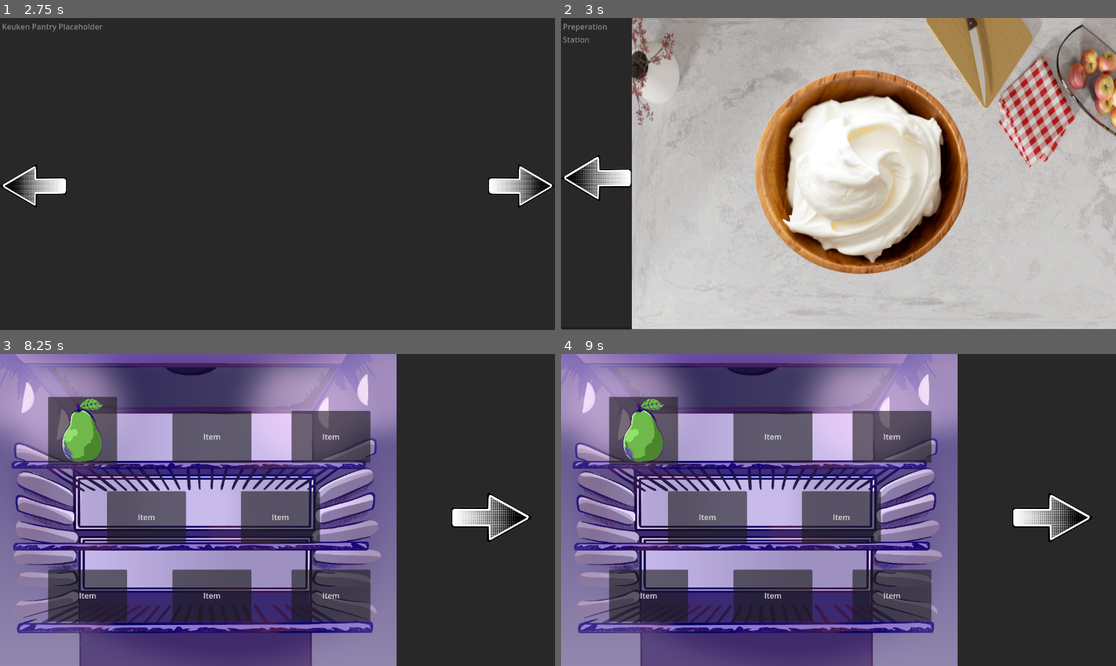
Above: before the commit, frames 1-4 (two rows, left to right).
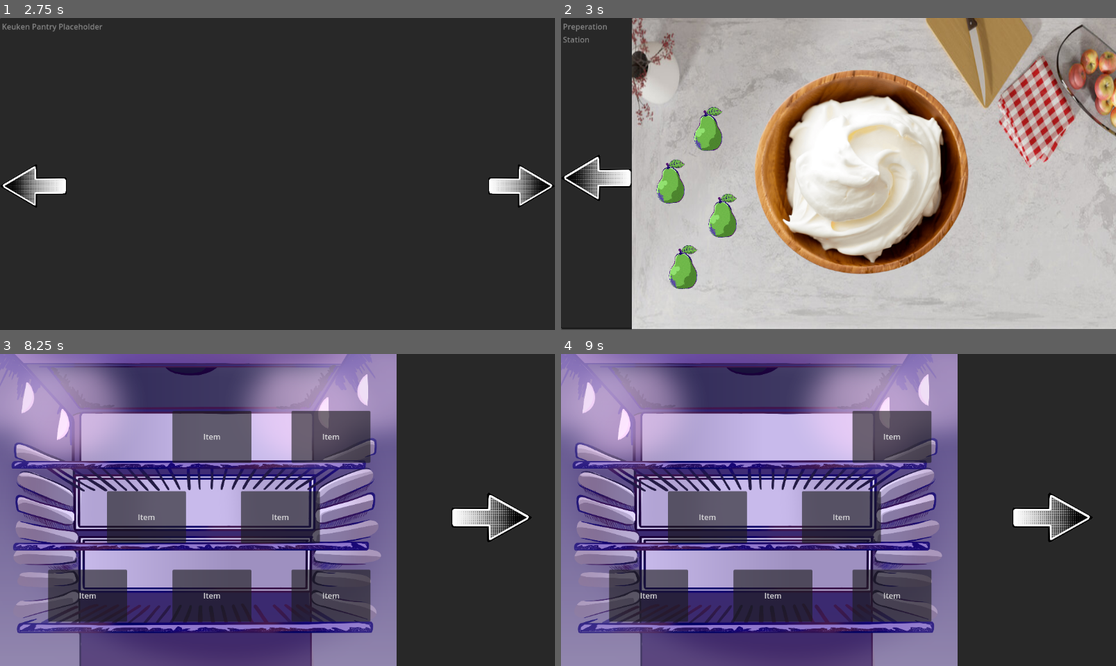
Above: after the commit, the same moments.

Repository: authenticBloodshed/gOATmeal
Game: Godot game, scene res://MainMenu.tscn
Two runs of this game, one before a commit and one after it. Both use one fixed random seed, a clock stepped at 60 frames per second and the inputs below.
Inputs (mouse positions are in pixels of both pictures, inside the frame that each line leads up to):
- Up to frame 1 (2.75 s): click "START" at 0.5 s; click "START" at 1.25 s; click "START" at 2 s
- Up to frame 2 (3 s): click (1082, 186) at 2.75 s
- Up to frame 3 (8.25 s): click (33, 516) at 3.5 s; click (33, 522) at 4.25 s; click (493, 519) at 5 s; click (521, 522) at 5.75 s; click (33, 516) at 6.5 s; click (33, 522) at 7.25 s; click (83, 432) at 8 s
- Up to frame 4 (9 s): click "Item" at 8.75 s

Frame 1 is identical in both runs. In frame 2, 2.1% of the frame differs, in the area x 17-32%, y 28-87%; in frame 3, 2.7%; in frame 4, 5.1%, in the area x 8-46%, y 13-36%.

Commit message:
Drag and drop systeem
Added drag and drop system to the preperation station which works with placeholder assets. It does not yet check if all the ingredients are placed into the bowl or not nor does it give points yet. It is only the dragging and dropping itself that works

Diff:
--- /dev/null
+++ b/DraggableObject.gd
@@ -0,0 +1,28 @@
+extends Area2D
+
+var isDragging := false
+var isPlaced := false
+var dragOffset := Vector2.ZERO
+
+func _ready():
+	input_pickable = true
+
+func _input_event(viewport, event, shape_idx):
+
+	# Detects that the left mouse button is being clicked
+	if event is InputEventMouseButton:
+		if event.button_index == MOUSE_BUTTON_LEFT:
+
+			# Start dragging
+			if event.pressed and not isPlaced:
+				isDragging = true
+				dragOffset = global_position - get_global_mouse_position()
+
+			# Releases and places ingredient
+			elif not event.pressed and isDragging:
+				isDragging = false
+				isPlaced = true   # Locks the ingredient in place and prevents it from being picked up again
+
+func _process(delta):
+	if isDragging:
+		global_position = get_global_mouse_position() + dragOffset
--- /dev/null
+++ b/DraggableObject.tscn
@@ -0,0 +1,19 @@
+[gd_scene load_steps=4 format=3 uid="uid://dgvvcqcelxcsk"]
+
+[ext_resource type="Texture2D" uid="uid://cnoa6ywxd7302" path="res://pear.png" id="1_8o1nq"]
+[ext_resource type="Script" path="res://DraggableObject.gd" id="1_eps2h"]
+
+[sub_resource type="RectangleShape2D" id="RectangleShape2D_kikc8"]
+size = Vector2(72, 96)
+
+[node name="DraggableObject" type="Area2D"]
+script = ExtResource("1_eps2h")
+
+[node name="Sprite2D" type="Sprite2D" parent="."]
+position = Vector2(-4, 0)
+scale = Vector2(0.048, 0.048)
+texture = ExtResource("1_8o1nq")
+
+[node name="CollisionShape2D" type="CollisionShape2D" parent="."]
+position = Vector2(-6.10352e-05, -3.05176e-05)
+shape = SubResource("RectangleShape2D_kikc8")
--- a/Fridge.tscn
+++ b/Fridge.tscn
@@ -101,10 +101,6 @@
 stream = ExtResource("4_8qtko")
 volume_db = 10.0
 
-[node name="VideoStreamPlayer" type="VideoStreamPlayer" parent="."]
-offset_right = 823.0
-offset_bottom = 655.0
-
 [connection signal="pressed" from="PantryButton" to="." method="_on_pantry_button_pressed"]
 [connection signal="pressed" from="Item1" to="." method="_on_item_1_pressed"]
 [connection signal="pressed" from="Item2" to="." method="_on_item_2_pressed"]
--- a/PrepStation.tscn
+++ b/PrepStation.tscn
@@ -7,6 +7,7 @@
 [ext_resource type="Texture2D" uid="uid://cn7hc2n6fcsmo" path="res://Yogurt Placeholder.png" id="4_21818"]
 [ext_resource type="Texture2D" uid="uid://dgy2dputb4r37" path="res://ArrowHover.png" id="4_bsost"]
 [ext_resource type="AudioStream" uid="uid://de83sj2no0dya" path="res://562294-colorscrimsontears-click_mRrswwXk.wav" id="5_liu57"]
+[ext_resource type="PackedScene" uid="uid://dgvvcqcelxcsk" path="res://DraggableObject.tscn" id="8_fgw3y"]
 
 [node name="PrepStation" type="Node2D"]
 script = ExtResource("1_5drbj")
@@ -14,6 +15,7 @@
 [node name="TextEdit" type="TextEdit" parent="."]
 offset_right = 1152.0
 offset_bottom = 646.0
+mouse_filter = 2
 text = "Preperation
 Station "
 editable = false
@@ -39,6 +41,18 @@
 scale = Vector2(0.810357, 0.774643)
 texture = ExtResource("4_21818")
 
+[node name="DraggableObject" parent="." instance=ExtResource("8_fgw3y")]
+position = Vector2(309, 231)
+
+[node name="DraggableObject2" parent="." instance=ExtResource("8_fgw3y")]
+position = Vector2(339, 411)
+
+[node name="DraggableObject3" parent="." instance=ExtResource("8_fgw3y")]
+position = Vector2(231, 340)
+
+[node name="DraggableObject4" parent="." instance=ExtResource("8_fgw3y")]
+position = Vector2(257, 518)
+
 [node name="ClickSound" type="AudioStreamPlayer2D" parent="."]
 stream = ExtResource("5_liu57")
 volume_db = 10.0
Not shown: 1 places in PrepStation.tscn that only renumber resources
